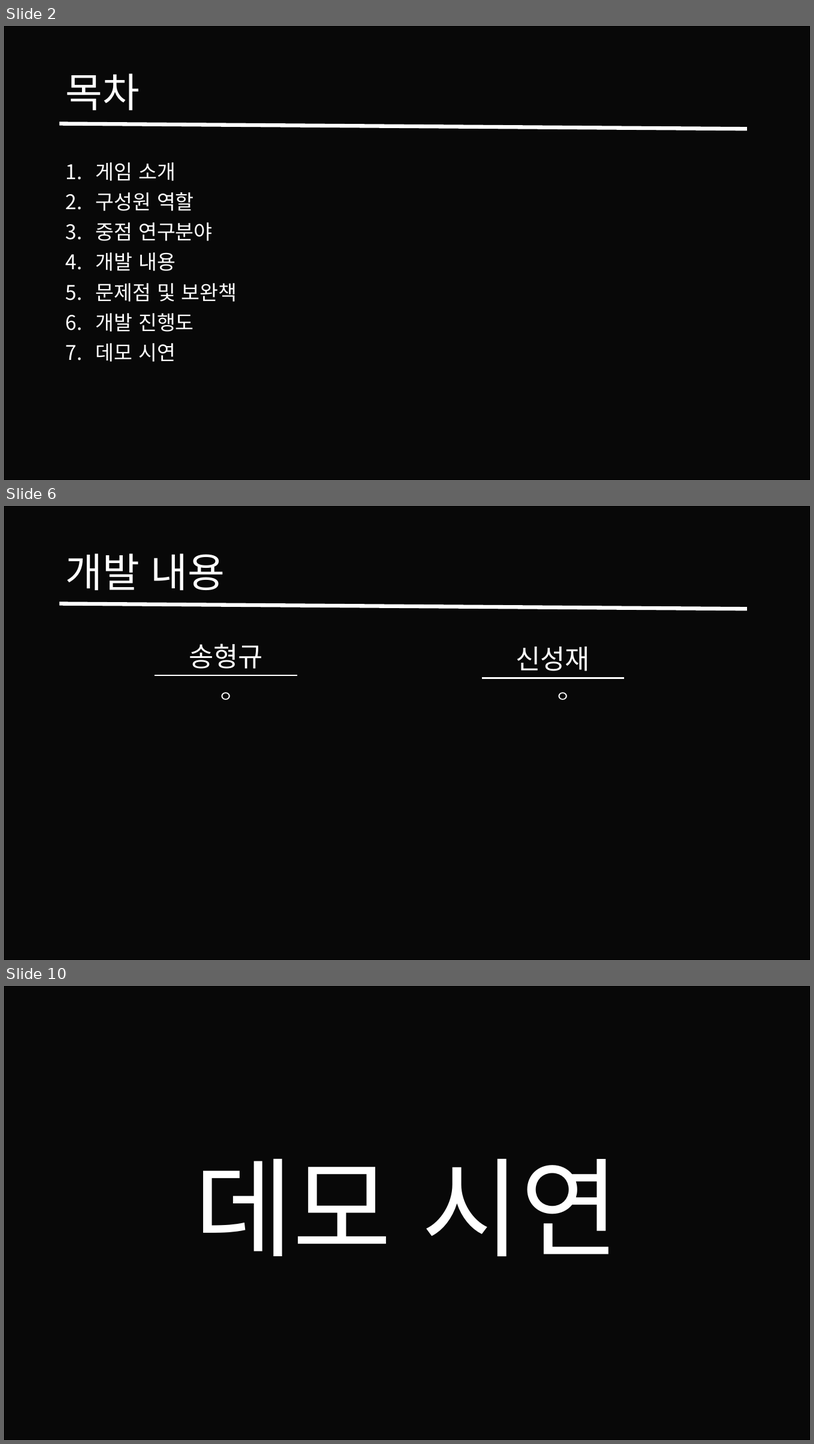
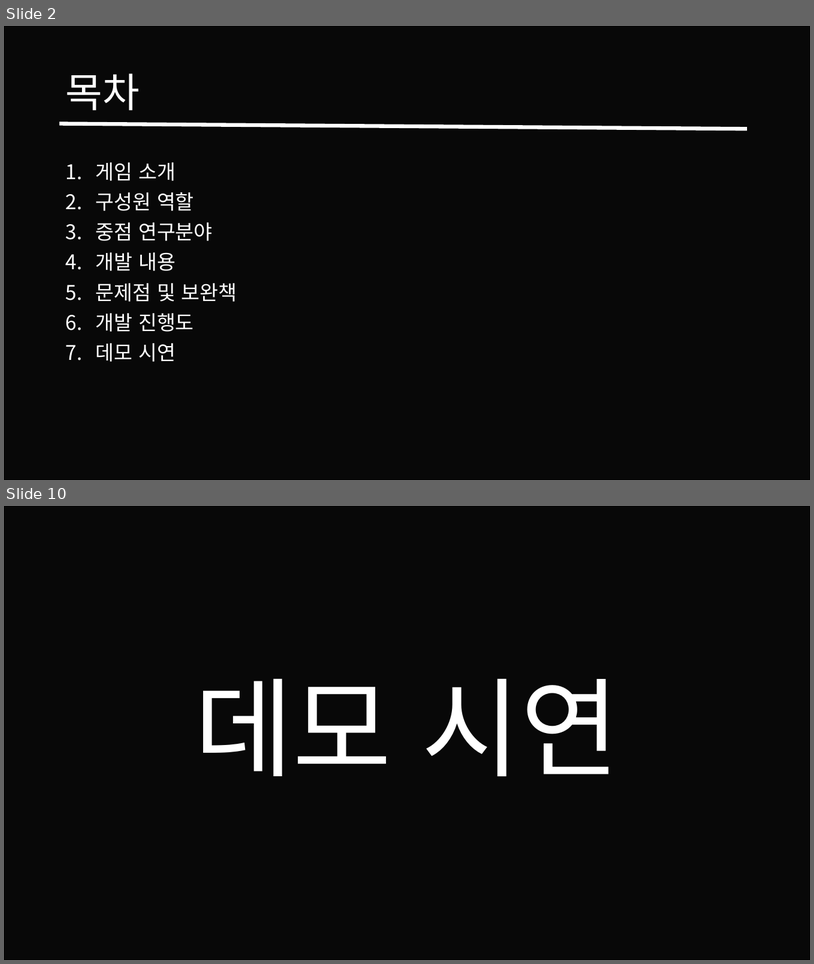
Before and after one commit to Theredhawksings/material, a slide deck: Weekly_Log/HG/프로젝트오푸스_송형규_신성재_중간발표.pptx. Shown one above the other, each under a label of ours: slides 2, 6 and 10 before the commit, slides 2 and 10 after it; the slides between them are not shown. The pictures are 814x1444 and 814x964 pixels, drawn with LibreOffice and Linux fonts; fonts in the diff are those of the drawing; background and template pictures are left out; a plain dark background stands for a picture behind light text. Boxes give left, top, right and bottom in pixels: in the first picture for what was removed or moved away, otherwise in the second. Text is boxed around its words. In the diff, an @@ line names an element or a change of style, - is before the commit and + after.

Commit message:
송형규_30주차_작업일지

```diff
--- a/Weekly_Log/HG/프로젝트오푸스_송형규_신성재_중간발표.pptx
+++ b/Weekly_Log/HG/프로젝트오푸스_송형규_신성재_중간발표.pptx
@@ slide 6 removed at (4, 506, 810, 960), background picture (left out) @@
@@ rectangle removed at (4, 506, 810, 960) @@
@@ title removed at (65, 553, 225, 591) @@
-개발 내용
@@ line removed from (60, 603) to (747, 609) @@
@@ text removed at (189, 643, 263, 669) @@
-송형규
@@ text removed at (516, 646, 590, 671) @@
-신성재
@@ line removed from (155, 675) to (297, 675) @@
@@ line removed from (482, 678) to (624, 678) @@
@@ text removed at (219, 692, 233, 700) @@
-ㅇ
@@ text removed at (557, 692, 570, 700) @@
-ㅇ
```
Also in this commit, not shown: 5 slides changed, 2 slides added, 2 other slides removed, 1 other file.
